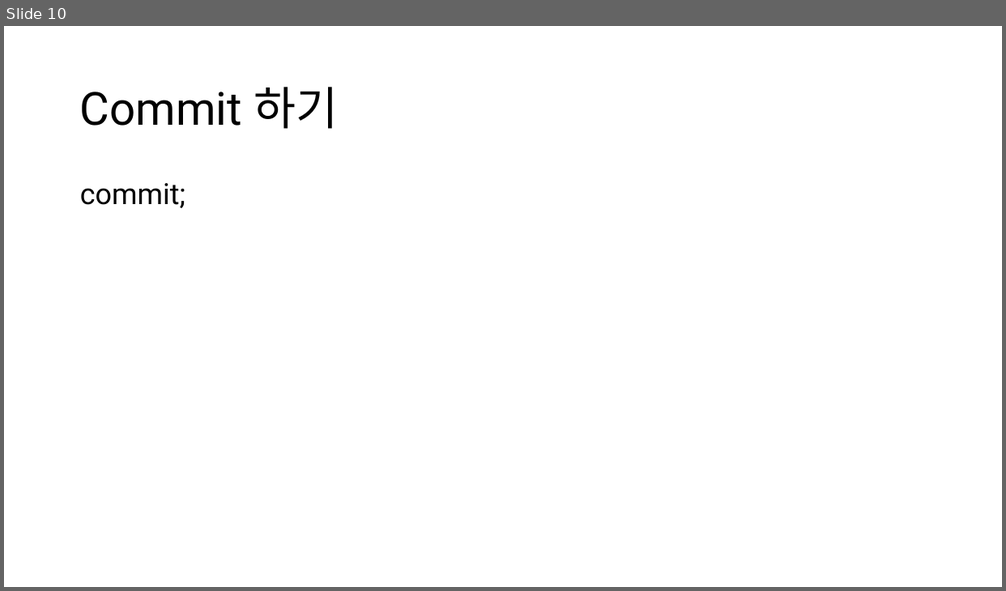
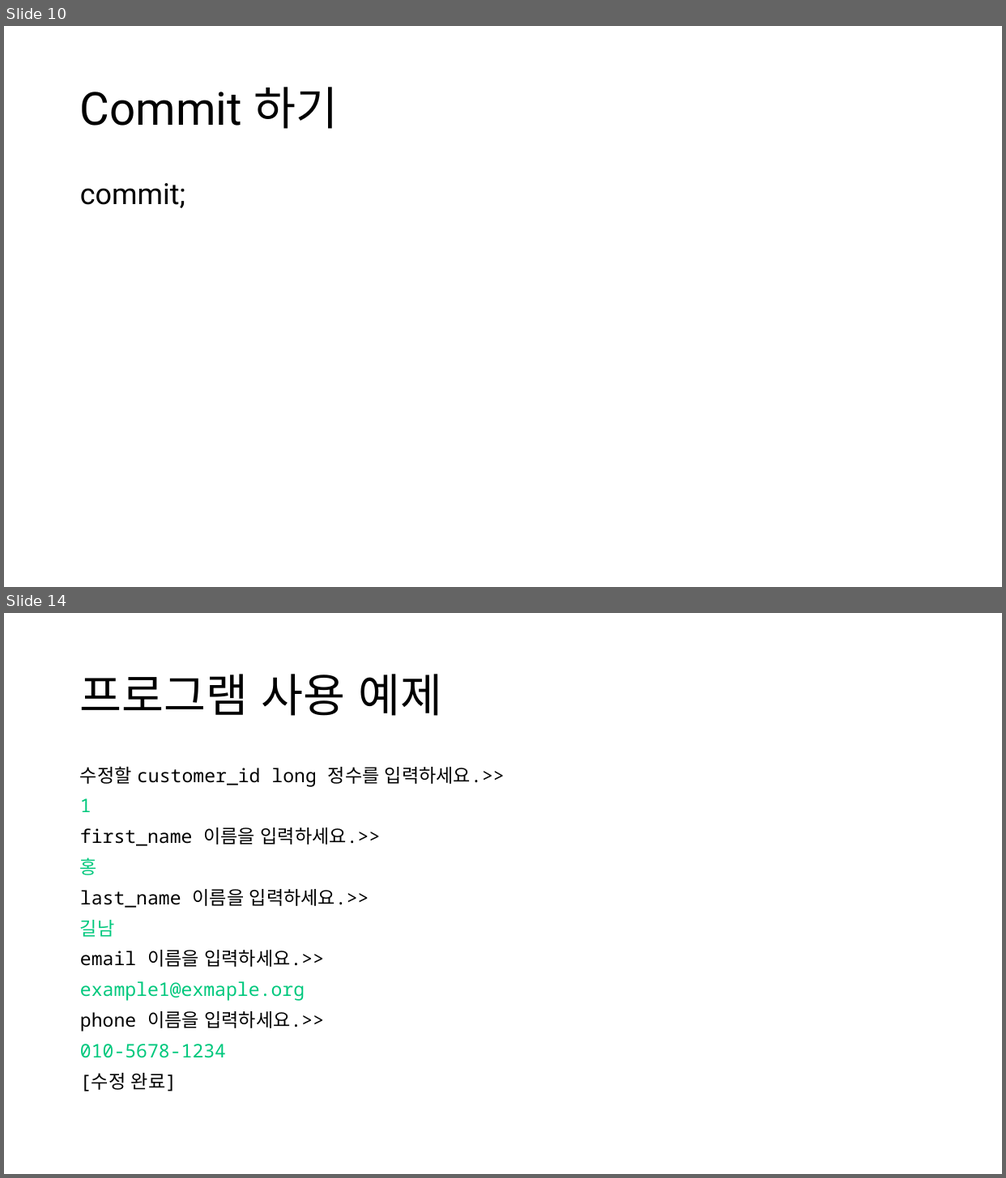
Before and after one commit to TaYaKi71751/gukbi, a slide deck: ppt/Oracle DB Project.pptx. Shown one above the other, each under a label of ours: slide 10 before the commit, slides 10 and 14 after it; the slides between them are not shown. The pictures are 1006x591 and 1006x1178 pixels, drawn with LibreOffice and Linux fonts; fonts in the diff are those of the drawing. Boxes give left, top, right and bottom in pixels: in the first picture for what was removed or moved away, otherwise in the second. Text is boxed around its words. In the diff, an @@ line names an element or a change of style, - is before the commit and + after.

```diff
--- a/ppt/Oracle DB Project.pptx
+++ b/ppt/Oracle DB Project.pptx
@@ slide 14 added at bbox=[4, 613, 1002, 1174], background #FFFFFF @@
@@ title added at bbox=[80, 674, 442, 716], 44 pt, text #000000 @@
+프로그램 사용 예제
@@ text added at bbox=[80, 766, 505, 1092], 18 pt, text #000000 @@
+수정할 customer_id long 정수를 입력하세요.>>
+1
+first_name 이름을 입력하세요.>>
+홍
+last_name 이름을 입력하세요.>>
+길남
+email 이름을 입력하세요.>>
+example1@exmaple.org
+phone 이름을 입력하세요.>>
+010-5678-1234
+[수정 완료]
```
Also in this commit, not shown: 28 other slides added, 3 other files.
